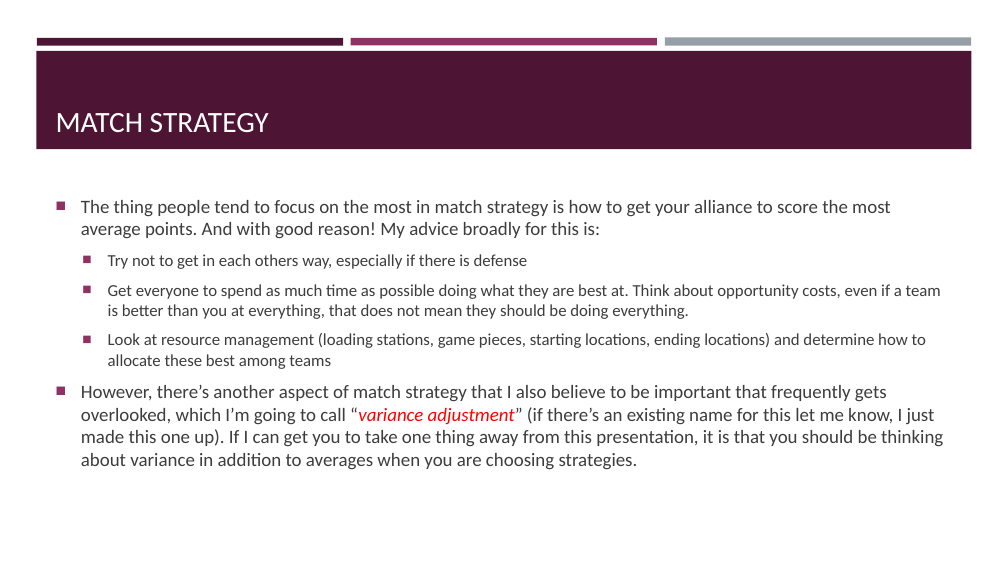
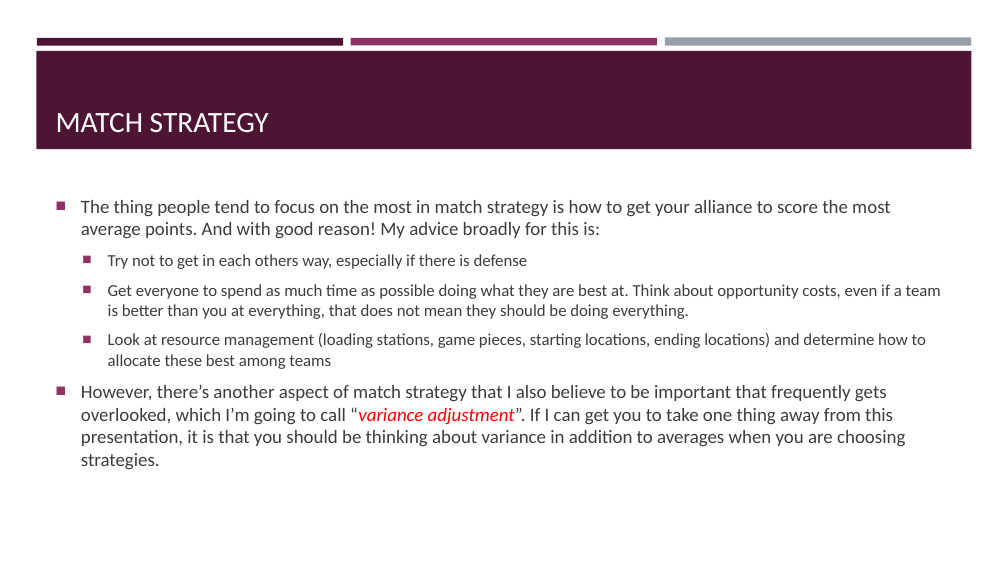
Before and after one commit to inkling16/Presentations, a slide deck: slide 8 of Statistics In FRC - FIRST Bootcamp 2019.pptx. Drawn at 1008x567 pixels with LibreOffice and Linux fonts; fonts in the diff are those of the drawing. Boxes give left, top, right and bottom in pixels: in the first picture for what was removed or moved away, otherwise in the second. Text is boxed around its words. In the diff, an @@ line names an element or a change of style, - is before the commit and + after.

```diff
--- a/Statistics In FRC - FIRST Bootcamp 2019.pptx
+++ b/Statistics In FRC - FIRST Bootcamp 2019.pptx
@@ text at [81,385,905,469]: text changed @@
-■ However, there’s another aspect of match strategy that I also believe to be important that frequently gets overlooked, which I’m going to call “variance adjustment” (if there’s an existing name for this let me know, I just made this one up). If I can get you to take one thing away from this presentation, it is that you should be thinking about variance in addition to averages when you are choosing strategies.
+■ However, there’s another aspect of match strategy that I also believe to be important that frequently gets overlooked, which I’m going to call “variance adjustment”. If I can get you to take one thing away from this presentation, it is that you should be thinking about variance in addition to averages when you are choosing strategies.
```
Also in this commit, not shown: 10 other slides changed.
